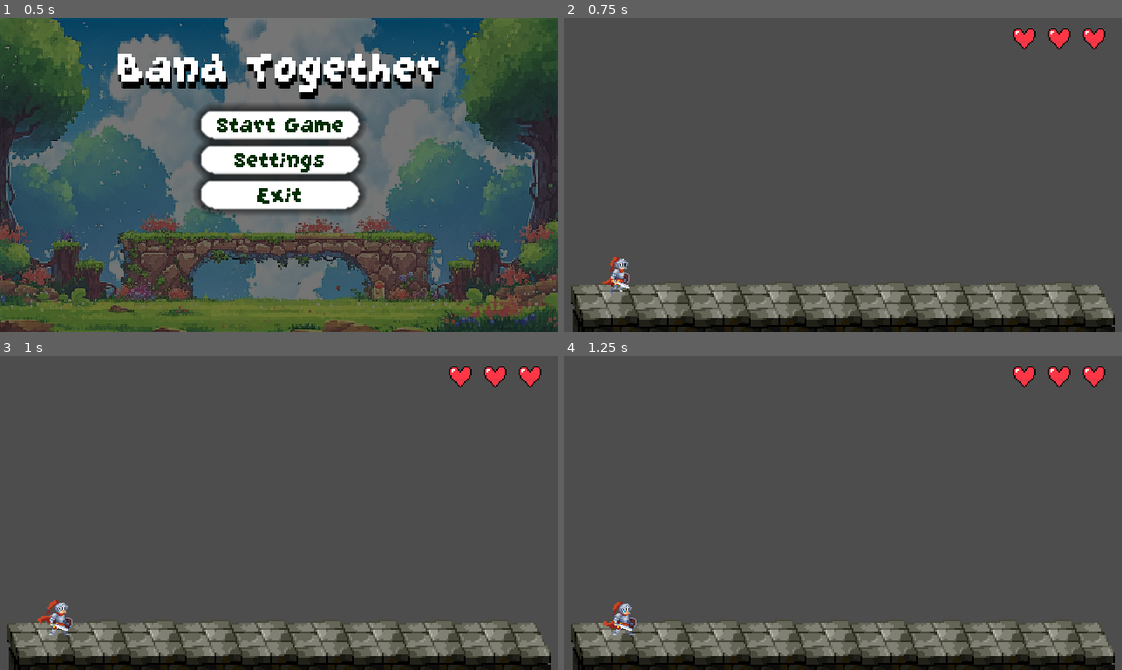
Above: before the commit, frames 1-4 (two rows, left to right).
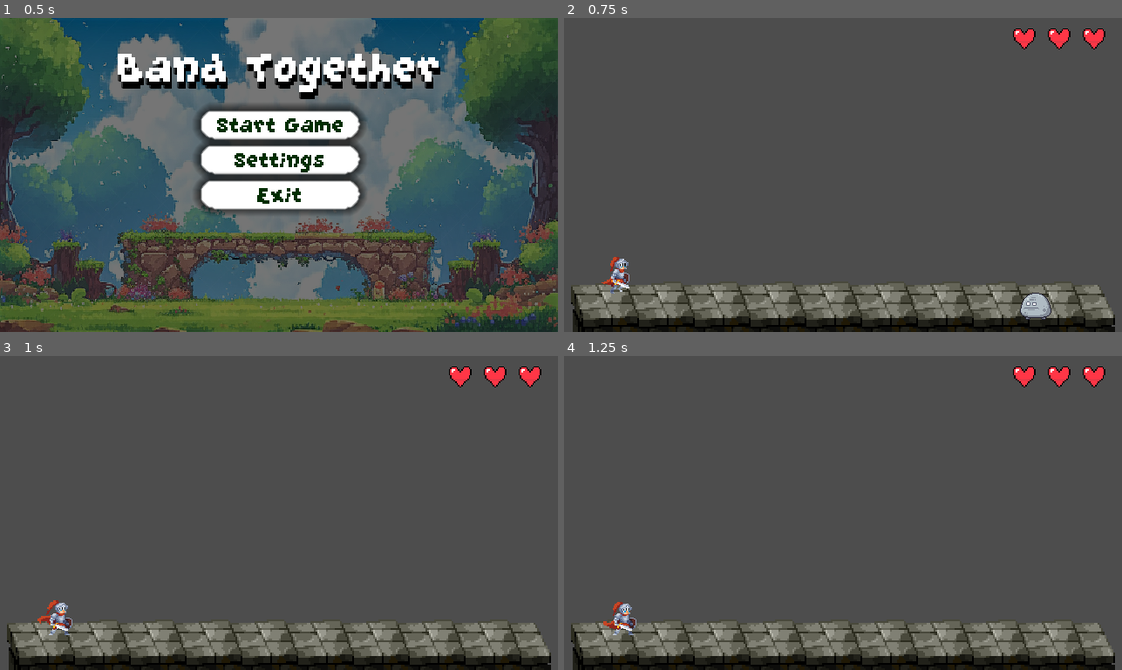
Above: after the commit, the same moments.

Repository: No-Pressure-Games-TM/Band-Together
Game: Godot game, scene res://scenes/main_menu.tscn
Two runs of this game, one before a commit and one after it. Both use one fixed random seed, a clock stepped at 60 frames per second and the inputs below.
Inputs:
- Up to frame 1 (0.5 s): no input
- Up to frame 2 (0.75 s): click "Start Game" at 0.5 s
- Up to frame 3 (1 s): no input
- Up to frame 4 (1.25 s): no input

Frame 1 is identical in both runs. In frame 2, 0.4% of the frame differs, in the area x 81-88%, y 87-97%; in frame 3, nothing differs; in frame 4, nothing differs.

Commit message:
feat: added rock enemy asset as scene + idle animations

Diff:
--- a/band_together/project.godot
+++ b/band_together/project.godot
@@ -29,7 +29,9 @@
 
 folder_colors={
 "res://Environment/": "teal",
-"res://entities/": "yellow"
+"res://assets/": "pink",
+"res://entities/": "yellow",
+"res://scenes/": "blue"
 }
 
 [gui]
--- /dev/null
+++ b/band_together/scenes/enemy.tscn
@@ -0,0 +1,126 @@
+[gd_scene load_steps=18 format=3 uid="uid://bvur20x1mukp3"]
+
+[ext_resource type="Texture2D" uid="uid://d1bh4i3k1t845" path="res://entities/enemies/rocks/Rock1_Idle (38x34).png" id="1_2m2mk"]
+
+[sub_resource type="AtlasTexture" id="AtlasTexture_dcxnu"]
+atlas = ExtResource("1_2m2mk")
+region = Rect2(0, 0, 38, 34)
+
+[sub_resource type="AtlasTexture" id="AtlasTexture_3pwny"]
+atlas = ExtResource("1_2m2mk")
+region = Rect2(38, 0, 38, 34)
+
+[sub_resource type="AtlasTexture" id="AtlasTexture_lgwmf"]
+atlas = ExtResource("1_2m2mk")
+region = Rect2(76, 0, 38, 34)
+
+[sub_resource type="AtlasTexture" id="AtlasTexture_23x1v"]
+atlas = ExtResource("1_2m2mk")
+region = Rect2(114, 0, 38, 34)
+
+[sub_resource type="AtlasTexture" id="AtlasTexture_2tsud"]
+atlas = ExtResource("1_2m2mk")
+region = Rect2(152, 0, 38, 34)
+
+[sub_resource type="AtlasTexture" id="AtlasTexture_p7j6m"]
+atlas = ExtResource("1_2m2mk")
+region = Rect2(190, 0, 38, 34)
+
+[sub_resource type="AtlasTexture" id="AtlasTexture_ss0ck"]
+atlas = ExtResource("1_2m2mk")
+region = Rect2(228, 0, 38, 34)
+
+[sub_resource type="AtlasTexture" id="AtlasTexture_xvla7"]
+atlas = ExtResource("1_2m2mk")
+region = Rect2(266, 0, 38, 34)
+
+[sub_resource type="AtlasTexture" id="AtlasTexture_iskyh"]
+atlas = ExtResource("1_2m2mk")
+region = Rect2(304, 0, 38, 34)
+
+[sub_resource type="AtlasTexture" id="AtlasTexture_3dxwd"]
+atlas = ExtResource("1_2m2mk")
+region = Rect2(342, 0, 38, 34)
+
+[sub_resource type="AtlasTexture" id="AtlasTexture_jffyr"]
+atlas = ExtResource("1_2m2mk")
+region = Rect2(380, 0, 38, 34)
+
+[sub_resource type="AtlasTexture" id="AtlasTexture_xqirh"]
+atlas = ExtResource("1_2m2mk")
+region = Rect2(418, 0, 38, 34)
+
+[sub_resource type="AtlasTexture" id="AtlasTexture_usj7d"]
+atlas = ExtResource("1_2m2mk")
+region = Rect2(456, 0, 38, 34)
+
+[sub_resource type="AtlasTexture" id="AtlasTexture_7uvu8"]
+atlas = ExtResource("1_2m2mk")
+region = Rect2(494, 0, 38, 34)
+
+[sub_resource type="SpriteFrames" id="SpriteFrames_jdx7v"]
+animations = [{
+"frames": [{
+"duration": 1.0,
+"texture": SubResource("AtlasTexture_dcxnu")
+}, {
+"duration": 1.0,
+"texture": SubResource("AtlasTexture_3pwny")
+}, {
+"duration": 1.0,
+"texture": SubResource("AtlasTexture_lgwmf")
+}, {
+"duration": 1.0,
+"texture": SubResource("AtlasTexture_23x1v")
+}, {
+"duration": 1.0,
+"texture": SubResource("AtlasTexture_2tsud")
+}, {
+"duration": 1.0,
+"texture": SubResource("AtlasTexture_p7j6m")
+}, {
+"duration": 1.0,
+"texture": SubResource("AtlasTexture_ss0ck")
+}, {
+"duration": 1.0,
+"texture": SubResource("AtlasTexture_xvla7")
+}, {
+"duration": 1.0,
+"texture": SubResource("AtlasTexture_iskyh")
+}, {
+"duration": 1.0,
+"texture": SubResource("AtlasTexture_3dxwd")
+}, {
+"duration": 1.0,
+"texture": SubResource("AtlasTexture_jffyr")
+}, {
+"duration": 1.0,
+"texture": SubResource("AtlasTexture_xqirh")
+}, {
+"duration": 1.0,
+"texture": SubResource("AtlasTexture_usj7d")
+}, {
+"duration": 1.0,
+"texture": SubResource("AtlasTexture_7uvu8")
+}],
+"loop": true,
+"name": &"default",
+"speed": 20.0
+}]
+
+[sub_resource type="CircleShape2D" id="CircleShape2D_n57rm"]
+radius = 9.0
+
+[node name="Enemy" type="RigidBody2D"]
+position = Vector2(0, 2)
+
+[node name="AnimatedSprite2D" type="AnimatedSprite2D" parent="."]
+texture_filter = 1
+position = Vector2(10.5, 8.5)
+scale = Vector2(0.5, 0.5)
+sprite_frames = SubResource("SpriteFrames_jdx7v")
+autoplay = "default"
+
+[node name="CollisionShape2D" type="CollisionShape2D" parent="."]
+position = Vector2(11, 10)
+shape = SubResource("CircleShape2D_n57rm")
--- a/band_together/scenes/test/test_helen.tscn
+++ b/band_together/scenes/test/test_helen.tscn
@@ -1,9 +1,10 @@
-[gd_scene load_steps=7 format=4 uid="uid://drg6mhrnsd7kk"]
+[gd_scene load_steps=23 format=4 uid="uid://drg6mhrnsd7kk"]
 
 [ext_resource type="Texture2D" uid="uid://da6a4a38e1tul" path="res://Environment/Tiles-DELETE.png" id="1_dorrl"]
 [ext_resource type="PackedScene" uid="uid://chmdbpxvcc4i8" path="res://entities/player/player.tscn" id="2_7n6o4"]
 [ext_resource type="Script" path="res://entities/player/player.gd" id="3_yryur"]
 [ext_resource type="Texture2D" uid="uid://ijjot86jaukj" path="res://assets/health/heart.png" id="4_i46fv"]
+[ext_resource type="Texture2D" uid="uid://d1bh4i3k1t845" path="res://entities/enemies/rocks/Rock1_Idle (38x34).png" id="5_7a12c"]
 
 [sub_resource type="TileSetAtlasSource" id="TileSetAtlasSource_yw07a"]
 texture = ExtResource("1_dorrl")
@@ -125,6 +126,112 @@
 physics_layer_0/collision_mask = 0
 sources/1 = SubResource("TileSetAtlasSource_yw07a")
 
+[sub_resource type="AtlasTexture" id="AtlasTexture_dcxnu"]
+atlas = ExtResource("5_7a12c")
+region = Rect2(0, 0, 38, 34)
+
+[sub_resource type="AtlasTexture" id="AtlasTexture_3pwny"]
+atlas = ExtResource("5_7a12c")
+region = Rect2(38, 0, 38, 34)
+
+[sub_resource type="AtlasTexture" id="AtlasTexture_lgwmf"]
+atlas = ExtResource("5_7a12c")
+region = Rect2(76, 0, 38, 34)
+
+[sub_resource type="AtlasTexture" id="AtlasTexture_23x1v"]
+atlas = ExtResource("5_7a12c")
+region = Rect2(114, 0, 38, 34)
+
+[sub_resource type="AtlasTexture" id="AtlasTexture_2tsud"]
+atlas = ExtResource("5_7a12c")
+region = Rect2(152, 0, 38, 34)
+
+[sub_resource type="AtlasTexture" id="AtlasTexture_p7j6m"]
+atlas = ExtResource("5_7a12c")
+region = Rect2(190, 0, 38, 34)
+
+[sub_resource type="AtlasTexture" id="AtlasTexture_ss0ck"]
+atlas = ExtResource("5_7a12c")
+region = Rect2(228, 0, 38, 34)
+
+[sub_resource type="AtlasTexture" id="AtlasTexture_xvla7"]
+atlas = ExtResource("5_7a12c")
+region = Rect2(266, 0, 38, 34)
+
+[sub_resource type="AtlasTexture" id="AtlasTexture_iskyh"]
+atlas = ExtResource("5_7a12c")
+region = Rect2(304, 0, 38, 34)
+
+[sub_resource type="AtlasTexture" id="AtlasTexture_3dxwd"]
+atlas = ExtResource("5_7a12c")
+region = Rect2(342, 0, 38, 34)
+
+[sub_resource type="AtlasTexture" id="AtlasTexture_jffyr"]
+atlas = ExtResource("5_7a12c")
+region = Rect2(380, 0, 38, 34)
+
+[sub_resource type="AtlasTexture" id="AtlasTexture_xqirh"]
+atlas = ExtResource("5_7a12c")
+region = Rect2(418, 0, 38, 34)
+
+[sub_resource type="AtlasTexture" id="AtlasTexture_usj7d"]
+atlas = ExtResource("5_7a12c")
+region = Rect2(456, 0, 38, 34)
+
+[sub_resource type="AtlasTexture" id="AtlasTexture_7uvu8"]
+atlas = ExtResource("5_7a12c")
+region = Rect2(494, 0, 38, 34)
+
+[sub_resource type="SpriteFrames" id="SpriteFrames_jdx7v"]
+animations = [{
+"frames": [{
+"duration": 1.0,
+"texture": SubResource("AtlasTexture_dcxnu")
+}, {
+"duration": 1.0,
+"texture": SubResource("AtlasTexture_3pwny")
+}, {
+"duration": 1.0,
+"texture": SubResource("AtlasTexture_lgwmf")
+}, {
+"duration": 1.0,
+"texture": SubResource("AtlasTexture_23x1v")
+}, {
+"duration": 1.0,
+"texture": SubResource("AtlasTexture_2tsud")
+}, {
+"duration": 1.0,
+"texture": SubResource("AtlasTexture_p7j6m")
+}, {
+"duration": 1.0,
+"texture": SubResource("AtlasTexture_ss0ck")
+}, {
+"duration": 1.0,
+"texture": SubResource("AtlasTexture_xvla7")
+}, {
+"duration": 1.0,
+"texture": SubResource("AtlasTexture_iskyh")
+}, {
+"duration": 1.0,
+"texture": SubResource("AtlasTexture_3dxwd")
+}, {
+"duration": 1.0,
+"texture": SubResource("AtlasTexture_jffyr")
+}, {
+"duration": 1.0,
+"texture": SubResource("AtlasTexture_xqirh")
+}, {
+"duration": 1.0,
+"texture": SubResource("AtlasTexture_usj7d")
+}, {
+"duration": 1.0,
+"texture": SubResource("AtlasTexture_7uvu8")
+}],
+"loop": true,
+"name": &"default",
+"speed": 20.0
+}]
+
 [node name="Node2D" type="Node2D"]
 
 [node name="Ground" type="TileMapLayer" parent="."]
@@ -181,3 +288,12 @@
 layout_mode = 2
 texture = ExtResource("4_i46fv")
 expand_mode = 2
+
+[node name="SceneObjects" type="Node" parent="."]
+
+[node name="RigidBody2D" type="RigidBody2D" parent="SceneObjects"]
+
+[node name="AnimatedSprite2D" type="AnimatedSprite2D" parent="SceneObjects/RigidBody2D"]
+position = Vector2(270.5, 152.5)
+scale = Vector2(0.5, 0.5)
+sprite_frames = SubResource("SpriteFrames_jdx7v")
Binary file added: band_together/entities/enemies/rocks/Rock1_Hit.png
Not shown, added: band_together/entities/enemies/rocks/Rock1_Hit.png.import
Binary file added: band_together/entities/enemies/rocks/Rock1_Idle (38x34).png
Not shown, added: band_together/entities/enemies/rocks/Rock1_Idle (38x34).png.import
Binary file added: band_together/entities/enemies/rocks/Rock1_Run (38x34).png
Not shown, added: band_together/entities/enemies/rocks/Rock1_Run (38x34).png.import
Binary file added: band_together/entities/enemies/rocks/Rock2_Hit (32x28).png
Not shown, added: band_together/entities/enemies/rocks/Rock2_Hit (32x28).png.import
Binary file added: band_together/entities/enemies/rocks/Rock2_Idle (32x28).png
Not shown, added: band_together/entities/enemies/rocks/Rock2_Idle (32x28).png.import
Binary file added: band_together/entities/enemies/rocks/Rock2_Run (32x28).png
Not shown, added: band_together/entities/enemies/rocks/Rock2_Run (32x28).png.import
(and 6 more such lines)
